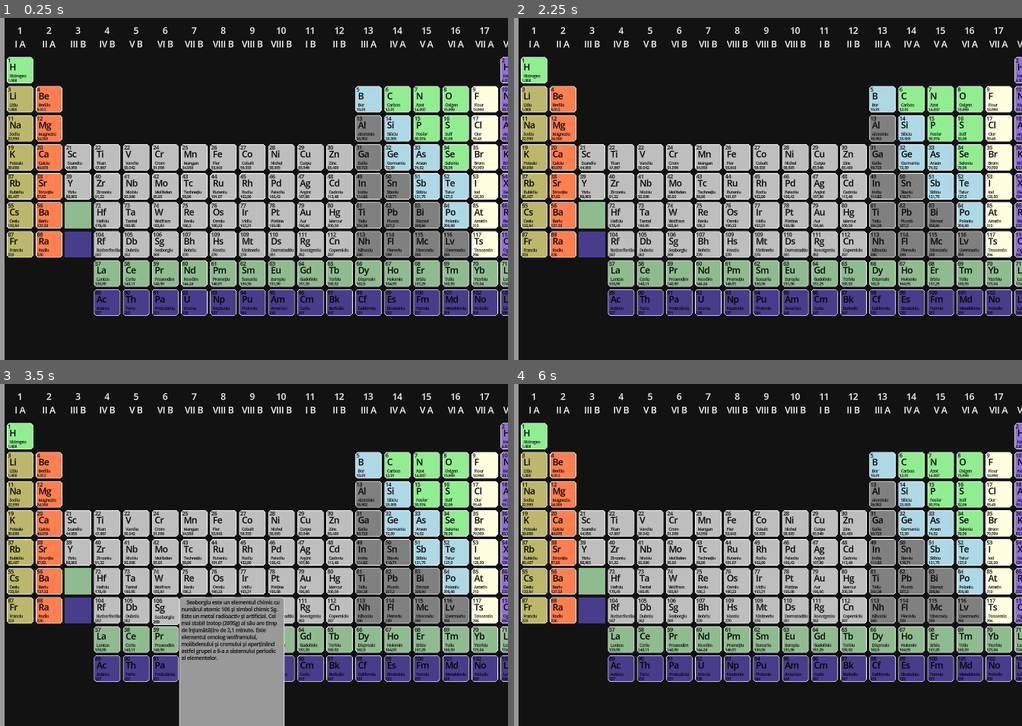
Above: before the commit, frames 1-4 (two rows, left to right).
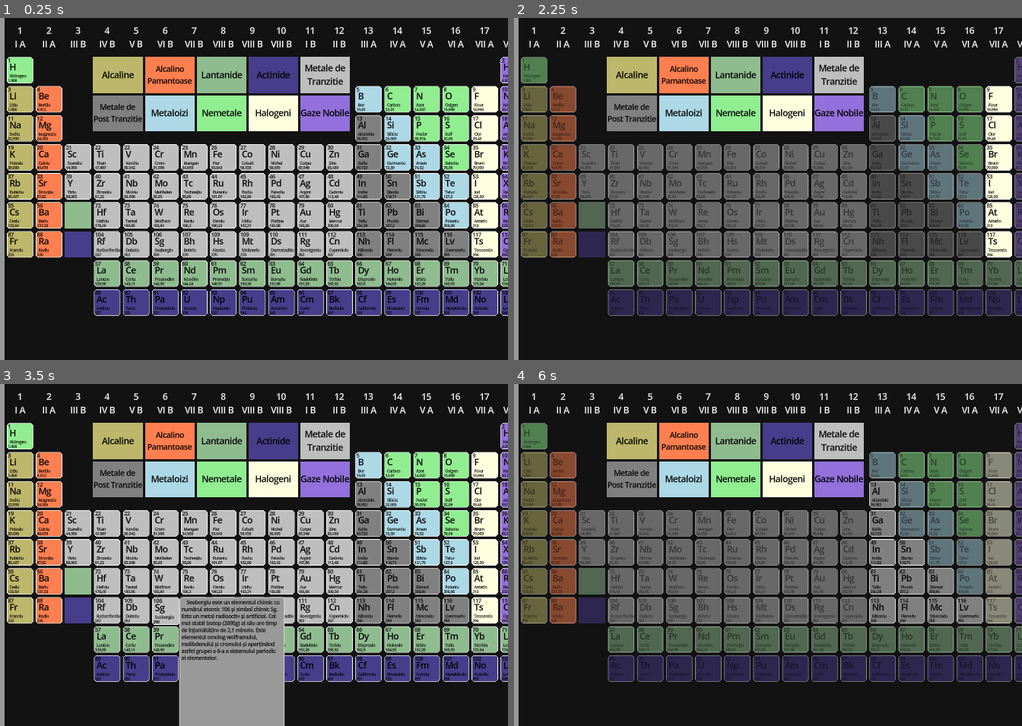
Above: after the commit, the same moments.

Repository: PurpleHamster1/proiect-chimie
Game: Godot game, scene res://main.tscn
The game is run twice, just before and just after one commit, with the same random seed, the same clock (stepped at 60 frames per second) and the same inputs.
Inputs (mouse positions are in pixels of both pictures, inside the frame that each line leads up to):
- Up to frame 1 (0.25 s): no input
- Up to frame 2 (2.25 s): tap Enter at 0.5, 2 s; move the mouse to (849, 171) at 0.52 s; tap Space at 1.25 s; move the mouse to (595, 206) at 1.27 s; move the mouse to (778, 113) at 2.02 s
- Up to frame 3 (3.5 s): tap Space at 2.75 s; move the mouse to (172, 623) at 2.77 s
- Up to frame 4 (6 s): move the mouse to (900, 606) at 3.52 s; move the mouse to (534, 503) at 4.27 s; move the mouse to (747, 555) at 5.02 s; move the mouse to (625, 469) at 5.77 s

The runs differ from the first frame. In frame 1, 9.9% of the frame differs, in the area x 18-69%, y 11-34%; in frame 2, 50%, in the area x 1-100%, y 11-88%; in frame 3, 9.9%; in frame 4, 48%.

Commit message:
selection

Diff:
--- a/project/ElementBase.gd
+++ b/project/ElementBase.gd
@@ -54,7 +54,10 @@
 
 # Called every frame. 'delta' is the elapsed time since the previous frame.
 func _process(delta):
-	pass
+	if Global.hover != tip and Global.hover != "none":
+		modulate.a = 0.5
+	else:
+		modulate.a = 1
 
 
 func _on_mouse_entered():
--- /dev/null
+++ b/project/Global.gd
@@ -0,0 +1,4 @@
+extends Node
+
+var selected : String = "none"
+var hover : String = "none"
--- /dev/null
+++ b/project/Selection.gd
@@ -0,0 +1,48 @@
+extends VBoxContainer
+
+@export var tip : String
+
+@onready var panel = $Selection
+# Called when the node enters the scene tree for the first time.
+func _ready():
+	var test = panel.get_theme_stylebox("panel")
+	match tip:
+		"Alca":
+			test.bg_color = Color.DARK_KHAKI
+		"AlcaP":
+			test.bg_color = Color.CORAL
+		"Lant":
+			test.bg_color = Color.DARK_SEA_GREEN
+		"Act":
+			test.bg_color = Color.DARK_SLATE_BLUE
+		"MetalT":
+			test.bg_color = Color.GRAY
+		"MetalPT":
+			test.bg_color = Color.WEB_GRAY
+		"Metalo":
+			test.bg_color = Color.LIGHT_BLUE
+		"Nemetal":
+			test.bg_color = Color.LIGHT_GREEN
+		"Halo":
+			test.bg_color = Color.LIGHT_YELLOW
+		"Nobil":
+			test.bg_color = Color.MEDIUM_PURPLE
+	panel.add_theme_stylebox_override("panel", test)
+
+
+# Called every frame. 'delta' is the elapsed time since the previous frame.
+func _process(delta):
+	pass
+
+
+
+
+
+func _on_selection_mouse_entered():
+	Global.hover = tip
+
+
+func _on_selection_mouse_exited():
+	await get_tree().create_timer(0.08).timeout
+	if Global.hover == tip:
+		Global.hover = "none"
--- /dev/null
+++ b/project/elementSelect.tscn
@@ -0,0 +1,19 @@
+[gd_scene load_steps=3 format=3 uid="uid://hbljyhcuhxg0"]
+
+[ext_resource type="Script" path="res://Selection.gd" id="1_8js76"]
+
+[sub_resource type="StyleBoxFlat" id="StyleBoxFlat_1ql4k"]
+
+[node name="Element" type="VBoxContainer"]
+custom_minimum_size = Vector2(20, 0)
+size_flags_horizontal = 3
+size_flags_vertical = 3
+script = ExtResource("1_8js76")
+
+[node name="Selection" type="Panel" parent="."]
+layout_mode = 2
+size_flags_vertical = 3
+theme_override_styles/panel = SubResource("StyleBoxFlat_1ql4k")
+
+[connection signal="mouse_entered" from="Selection" to="." method="_on_selection_mouse_entered"]
+[connection signal="mouse_exited" from="Selection" to="." method="_on_selection_mouse_exited"]
--- a/project/main.tscn
+++ b/project/main.tscn
@@ -1,8 +1,9 @@
-[gd_scene load_steps=125 format=3 uid="uid://bxubmmwnlk8d8"]
+[gd_scene load_steps=136 format=3 uid="uid://bxubmmwnlk8d8"]
 
 [ext_resource type="PackedScene" uid="uid://djqj55iccj6rx" path="res://ElementBase.tscn" id="1_bx3qn"]
 [ext_resource type="Script" path="res://main.gd" id="1_xijjo"]
 [ext_resource type="PackedScene" uid="uid://0xfuoff1m8j7" path="res://Elements/empty_element.tscn" id="3_qrld7"]
+[ext_resource type="PackedScene" uid="uid://hbljyhcuhxg0" path="res://elementSelect.tscn" id="4_jtyq5"]
 
 [sub_resource type="StyleBoxFlat" id="StyleBoxFlat_yv2sm"]
 
@@ -1417,6 +1418,26 @@
 corner_radius_bottom_right = 3
 corner_radius_bottom_left = 3
 corner_detail = 1
+
+[sub_resource type="StyleBoxFlat" id="StyleBoxFlat_y2hhd"]
+
+[sub_resource type="StyleBoxFlat" id="StyleBoxFlat_3m31r"]
+
+[sub_resource type="StyleBoxFlat" id="StyleBoxFlat_06226"]
+
+[sub_resource type="StyleBoxFlat" id="StyleBoxFlat_aua1f"]
+
+[sub_resource type="StyleBoxFlat" id="StyleBoxFlat_kp3r6"]
+
+[sub_resource type="StyleBoxFlat" id="StyleBoxFlat_f52nn"]
+
+[sub_resource type="StyleBoxFlat" id="StyleBoxFlat_w3xyt"]
+
+[sub_resource type="StyleBoxFlat" id="StyleBoxFlat_4sjdn"]
+
+[sub_resource type="StyleBoxFlat" id="StyleBoxFlat_v8mbu"]
+
+[sub_resource type="StyleBoxFlat" id="StyleBoxFlat_2d4vo"]
 
 [node name="Main" type="Node2D"]
 script = ExtResource("1_xijjo")
@@ -3147,3 +3168,219 @@
 masa = "266"
 desc = "	Lawrenciu este un element chimic artificial și radioactiv, aparținând actinidelor, și având ca simbol chimic L …(235 unchanged characters)…
 onLeft = true
+
+[node name="Tipuri" type="GridContainer" parent="MainGUI/Background"]
+layout_mode = 0
+offset_left = 366.0
+offset_top = 74.0
+offset_right = 853.0
+offset_bottom = 215.0
+columns = 5
+
+[node name="Element" parent="MainGUI/Background/Tipuri" instance=ExtResource("4_jtyq5")]
+layout_mode = 2
+tip = "Alca"
+
+[node name="Selection" parent="MainGUI/Background/Tipuri/Element" index="0"]
+theme_override_styles/panel = SubResource("StyleBoxFlat_y2hhd")
+
+[node name="Label" type="Label" parent="MainGUI/Background/Tipuri/Element/Selection" index="0"]
+layout_mode = 1
+anchors_preset = 15
+anchor_right = 1.0
+anchor_bottom = 1.0
+grow_horizontal = 2
+grow_vertical = 2
+theme_override_colors/font_color = Color(0, 0, 0, 1)
+text = "Alcaline
+"
+horizontal_alignment = 1
+vertical_alignment = 1
+
+[node name="Element2" parent="MainGUI/Background/Tipuri" instance=ExtResource("4_jtyq5")]
+layout_mode = 2
+tip = "AlcaP"
+
+[node name="Selection" parent="MainGUI/Background/Tipuri/Element2" index="0"]
+theme_override_styles/panel = SubResource("StyleBoxFlat_3m31r")
+
+[node name="Label" type="Label" parent="MainGUI/Background/Tipuri/Element2/Selection" index="0"]
+layout_mode = 1
+anchors_preset = 15
+anchor_right = 1.0
+anchor_bottom = 1.0
+grow_horizontal = 2
+grow_vertical = 2
+theme_override_colors/font_color = Color(0, 0, 0, 1)
+theme_override_font_sizes/font_size = 14
+text = "Alcalino Pamantoase
+"
+horizontal_alignment = 1
+vertical_alignment = 1
+autowrap_mode = 3
+
+[node name="Element3" parent="MainGUI/Background/Tipuri" instance=ExtResource("4_jtyq5")]
+layout_mode = 2
+tip = "Lant"
+
+[node name="Selection" parent="MainGUI/Background/Tipuri/Element3" index="0"]
+theme_override_styles/panel = SubResource("StyleBoxFlat_06226")
+
+[node name="Label" type="Label" parent="MainGUI/Background/Tipuri/Element3/Selection" index="0"]
+layout_mode = 1
+anchors_preset = 15
+anchor_right = 1.0
+anchor_bottom = 1.0
+grow_horizontal = 2
+grow_vertical = 2
+theme_override_colors/font_color = Color(0, 0, 0, 1)
+text = "Lantanide"
+horizontal_alignment = 1
+vertical_alignment = 1
+
+[node name="Element4" parent="MainGUI/Background/Tipuri" instance=ExtResource("4_jtyq5")]
+layout_mode = 2
+tip = "Act"
+
+[node name="Selection" parent="MainGUI/Background/Tipuri/Element4" index="0"]
+theme_override_styles/panel = SubResource("StyleBoxFlat_aua1f")
+
+[node name="Label" type="Label" parent="MainGUI/Background/Tipuri/Element4/Selection" index="0"]
+layout_mode = 1
+anchors_preset = 15
+anchor_right = 1.0
+anchor_bottom = 1.0
+grow_horizontal = 2
+grow_vertical = 2
+theme_override_colors/font_color = Color(0, 0, 0, 1)
+text = "Actinide"
+horizontal_alignment = 1
+vertical_alignment = 1
+
+[node name="Element5" parent="MainGUI/Background/Tipuri" instance=ExtResource("4_jtyq5")]
+layout_mode = 2
+tip = "MetalT"
+
+[node name="Selection" parent="MainGUI/Background/Tipuri/Element5" index="0"]
+theme_override_styles/panel = SubResource("StyleBoxFlat_kp3r6")
+
+[node name="Label" type="Label" parent="MainGUI/Background/Tipuri/Element5/Selection" index="0"]
+layout_mode = 1
+anchors_preset = 15
+anchor_right = 1.0
+anchor_bottom = 1.0
+grow_horizontal = 2
+grow_vertical = 2
+theme_override_colors/font_color = Color(0, 0, 0, 1)
+text = "Metale de Tranzitie"
+horizontal_alignment = 1
+vertical_alignment = 1
+autowrap_mode = 3
+
+[node name="Element6" parent="MainGUI/Background/Tipuri" instance=ExtResource("4_jtyq5")]
+layout_mode = 2
+tip = "MetalPT"
+
+[node name="Selection" parent="MainGUI/Background/Tipuri/Element6" index="0"]
+theme_override_styles/panel = SubResource("StyleBoxFlat_f52nn")
+
+[node name="Label" type="Label" parent="MainGUI/Background/Tipuri/Element6/Selection" index="0"]
+layout_mode = 1
+anchors_preset = 15
+anchor_right = 1.0
+anchor_bottom = 1.0
+grow_horizontal = 2
+grow_vertical = 2
+theme_override_colors/font_color = Color(0, 0, 0, 1)
+theme_override_font_sizes/font_size = 14
+text = "Metale de Post Tranzitie"
+horizontal_alignment = 1
+vertical_alignment = 1
+autowrap_mode = 2
+
+[node name="Element7" parent="MainGUI/Background/Tipuri" instance=ExtResource("4_jtyq5")]
+layout_mode = 2
+tip = "Metalo"
+
+[node name="Selection" parent="MainGUI/Background/Tipuri/Element7" index="0"]
+theme_override_styles/panel = SubResource("StyleBoxFlat_w3xyt")
+
+[node name="Label" type="Label" parent="MainGUI/Background/Tipuri/Element7/Selection" index="0"]
+layout_mode = 1
+anchors_preset = 15
+anchor_right = 1.0
+anchor_bottom = 1.0
+grow_horizontal = 2
+grow_vertical = 2
+theme_override_colors/font_color = Color(0, 0, 0, 1)
+text = "Metaloizi"
+horizontal_alignment = 1
+vertical_alignment = 1
+
+[node name="Element8" parent="MainGUI/Background/Tipuri" instance=ExtResource("4_jtyq5")]
+layout_mode = 2
+tip = "Nemetal"
+
+[node name="Selection" parent="MainGUI/Background/Tipuri/Element8" index="0"]
+theme_override_styles/panel = SubResource("StyleBoxFlat_4sjdn")
+
+[node name="Label" type="Label" parent="MainGUI/Background/Tipuri/Element8/Selection" index="0"]
+layout_mode = 1
+anchors_preset = 15
+anchor_right = 1.0
+anchor_bottom = 1.0
+grow_horizontal = 2
+grow_vertical = 2
+theme_override_colors/font_color = Color(0, 0, 0, 1)
+text = "Nemetale"
+horizontal_alignment = 1
+vertical_alignment = 1
+
+[node name="Element9" parent="MainGUI/Background/Tipuri" instance=ExtResource("4_jtyq5")]
+layout_mode = 2
+tip = "Halo"
+
+[node name="Selection" parent="MainGUI/Background/Tipuri/Element9" index="0"]
+theme_override_styles/panel = SubResource("StyleBoxFlat_v8mbu")
+
+[node name="Label" type="Label" parent="MainGUI/Background/Tipuri/Element9/Selection" index="0"]
+layout_mode = 1
+anchors_preset = 15
+anchor_right = 1.0
+anchor_bottom = 1.0
+grow_horizontal = 2
+grow_vertical = 2
+theme_override_colors/font_color = Color(0, 0, 0, 1)
+text = "Halogeni"
+horizontal_alignment = 1
+vertical_alignment = 1
+
+[node name="Element10" parent="MainGUI/Background/Tipuri" instance=ExtResource("4_jtyq5")]
+layout_mode = 2
+tip = "Nobil"
+
+[node name="Selection" parent="MainGUI/Background/Tipuri/Element10" index="0"]
+theme_override_styles/panel = SubResource("StyleBoxFlat_2d4vo")
+
+[node name="Label" type="Label" parent="MainGUI/Background/Tipuri/Element10/Selection" index="0"]
+layout_mode = 1
+anchors_preset = 15
+anchor_right = 1.0
+anchor_bottom = 1.0
+grow_horizontal = 2
+grow_vertical = 2
+theme_override_colors/font_color = Color(0, 0, 0, 1)
+text = "Gaze Nobile"
+horizontal_alignment = 1
+vertical_alignment = 1
+
+[editable path="MainGUI/Background/Tipuri/Element"]
+[editable path="MainGUI/Background/Tipuri/Element2"]
+[editable path="MainGUI/Background/Tipuri/Element3"]
+[editable path="MainGUI/Background/Tipuri/Element4"]
+[editable path="MainGUI/Background/Tipuri/Element5"]
+[editable path="MainGUI/Background/Tipuri/Element6"]
+[editable path="MainGUI/Background/Tipuri/Element7"]
+[editable path="MainGUI/Background/Tipuri/Element8"]
+[editable path="MainGUI/Background/Tipuri/Element9"]
+[editable path="MainGUI/Background/Tipuri/Element10"]
--- a/project/project.godot
+++ b/project/project.godot
@@ -15,6 +15,10 @@
 config/features=PackedStringArray("4.2", "GL Compatibility")
 config/icon="res://icon.svg"
 
+[autoload]
+
+Global="*res://Global.gd"
+
 [display]
 
 window/stretch/mode="canvas_items"
